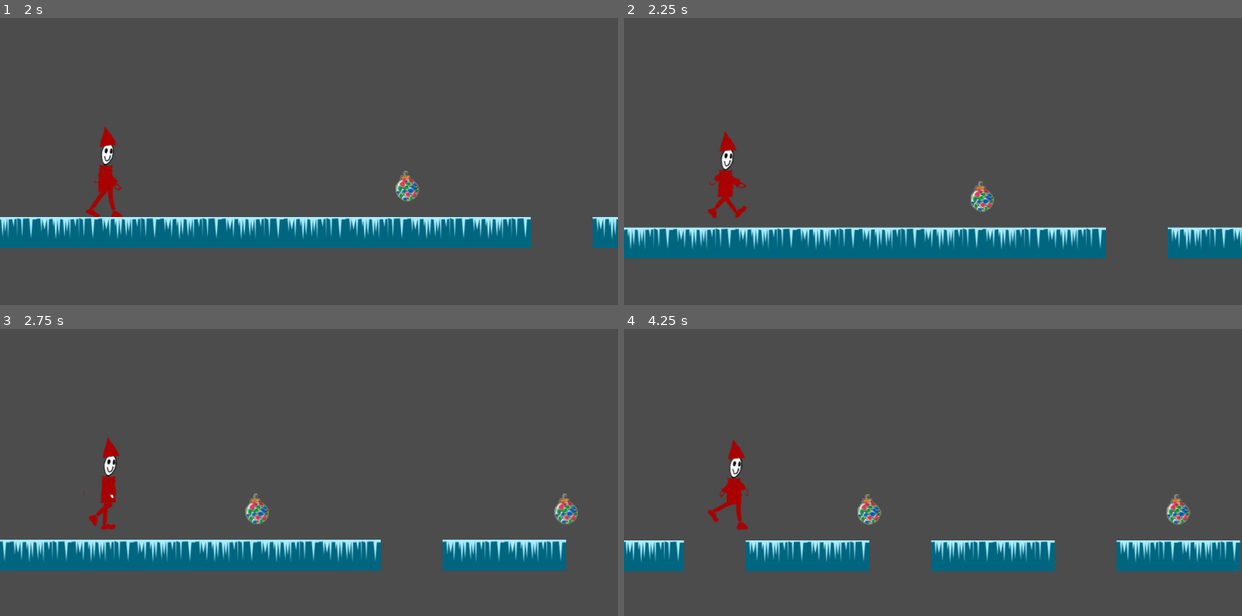
Above: before the commit, frames 1-4 (two rows, left to right).
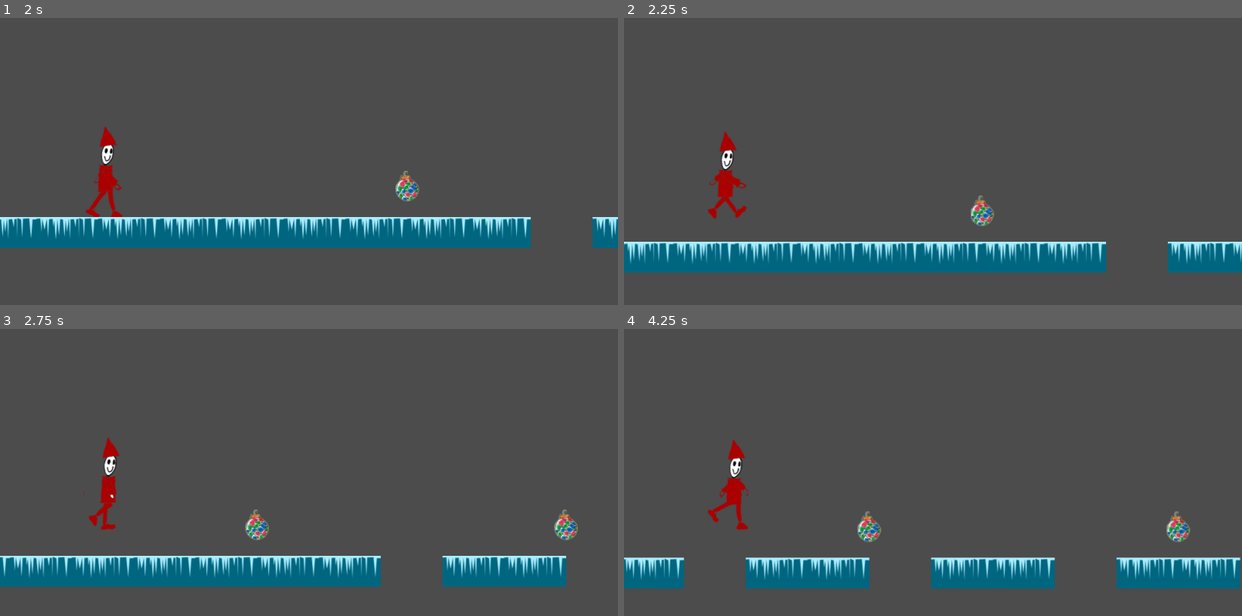
Above: after the commit, the same moments.

Repository: the-g-force/FamJam-December2020
Game: Godot game, scene res://src/SplashScreen.tscn
Two runs of this game, one before a commit and one after it. Both use one fixed random seed, a clock stepped at 60 frames per second and the inputs below.
Inputs (mouse positions are in pixels of both pictures, inside the frame that each line leads up to):
- Up to frame 1 (2 s): tap Enter at 0.5 s; move the mouse to (444, 138) at 0.52 s; hold Space (jump) 0.53-1.25 s; click (444, 138) at 0.67 s; click "PLAY" at 1.25 s
- Up to frame 2 (2.25 s): move the mouse to (809, 175) at 2.02 s; tap Space (jump) at 2.1 s; click (809, 175) at 2.17 s
- Up to frame 3 (2.75 s): tap Space (jump) at 2.27, 2.57 s
- Up to frame 4 (4.25 s): move the mouse to (994, 389) at 2.77 s; hold Space (jump) 2.78-3.53 s; click (994, 389) at 2.92 s; move the mouse to (902, 544) at 3.52 s; tap Space (jump) at 3.6, 3.77, 4.07 s; click (902, 544) at 3.67 s

Frame 1 is identical in both runs. In frame 2, 12% of the frame differs, in the area x 0-100%, y 56-89%; in frame 3, 12%, in the area x 0-94%, y 57-90%; in frame 4, 11%.

Commit message:
Fix click to jump

Diff:
--- a/project/src/Elf.gd
+++ b/project/src/Elf.gd
@@ -17,8 +17,8 @@
 		if not was_pressed_last_frame:
 			was_pressed_last_frame = true
 			Input.action_press("jump")
-	else:
-		if Input.is_action_pressed("jump"):
+	elif event is InputEventMouseButton and not event.is_pressed():
+		if was_pressed_last_frame:
 			was_pressed_last_frame = false
 			Input.action_release("jump")
 
--- a/project/src/Ornament.gd
+++ b/project/src/Ornament.gd
@@ -1,4 +1,9 @@
 extends Area2D
+
+onready var sprite := $Sprite
+
+func _ready():
+	var image = "FOO"
 
 func _on_VisibilityNotifier2D_screen_exited():
 	queue_free()
